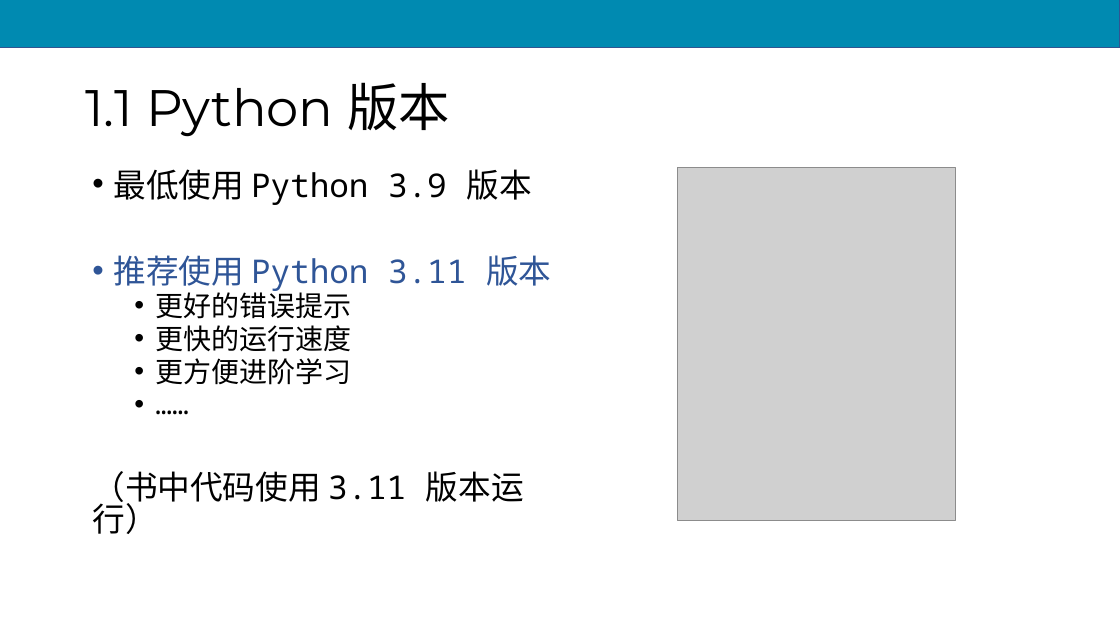
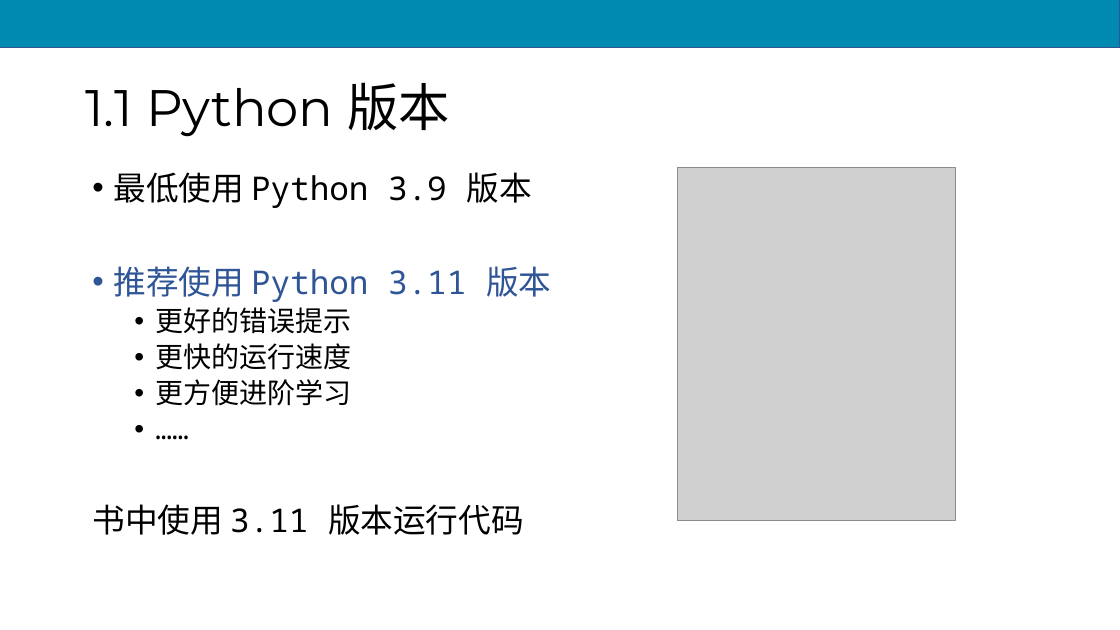
Before and after one commit to scruel/pcc_3e_slides, a slide deck: slide 6 of PPT/python1.pptx. Drawn at 1120x630 pixels with LibreOffice and Linux fonts; fonts in the diff are those of the drawing; grey boxes stand for pictures. Boxes give left, top, right and bottom in pixels: in the first picture for what was removed or moved away, otherwise in the second. Text is boxed around its words. In the diff, an @@ line names an element or a change of style, - is before the commit and + after.

```diff
--- a/PPT/python1.pptx
+++ b/PPT/python1.pptx
@@ text at (113,172,551,406): line spacing 0.8 to 0.9 @@
@@ text at (92,504,524,535): text changed @@
-（书中代码使用 3.11 版本运行）
+书中使用 3.11 版本运行代码
```
Also in this commit, not shown: 5 other slides changed, 1 other file.
